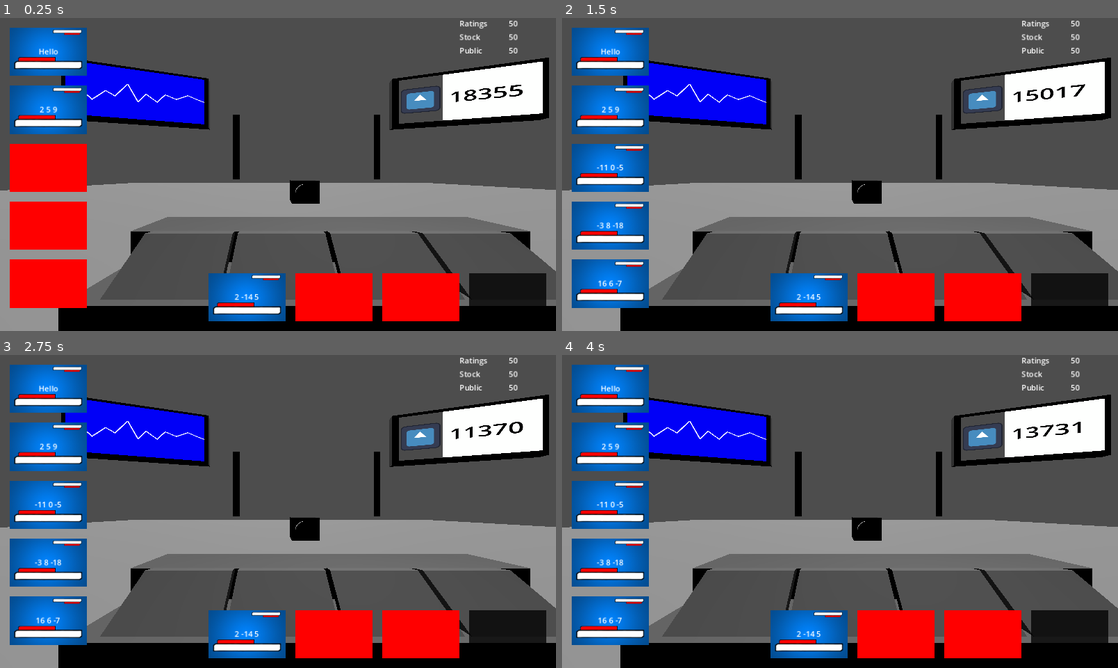
Above: before the commit, frames 1-4 (two rows, left to right).
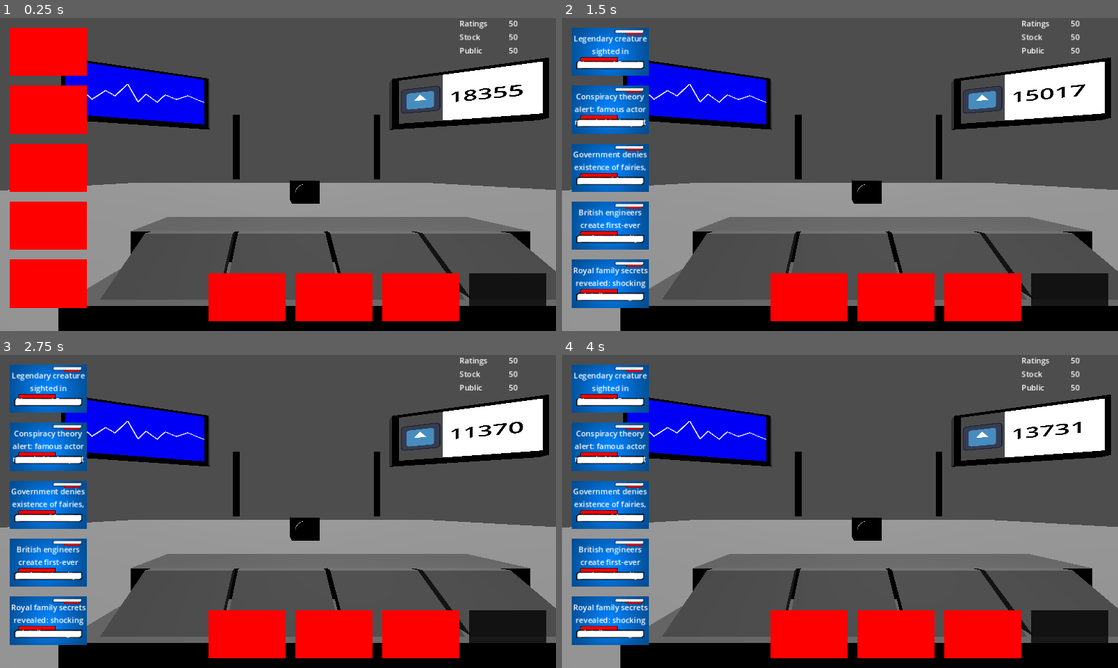
Above: after the commit, the same moments.

Repository: ZeAntwan/LD53
Game: Godot game, scene res://scenes/game.tscn
Two runs of this game, one before a commit and one after it. Both use one fixed random seed, a clock stepped at 60 frames per second and the inputs below. The engine's default icon, where the game draws it, is replaced by a stand-in: a white triangle on a blue panel in a dark square.
Inputs (mouse positions are in pixels of both pictures, inside the frame that each line leads up to):
- Up to frame 1 (0.25 s): no input
- Up to frame 2 (1.5 s): tap Enter at 0.5 s; move the mouse to (612, 52) at 0.52 s; click (612, 52) at 0.6 s; tap Space (ui_select) at 0.77, 0.8, 1.07, 1.35 s; move the mouse to (612, 108) at 1.27 s
- Up to frame 3 (2.75 s): tap Space (ui_select) at 1.52, 1.82, 2, 2.3 s; click (50, 445) at 1.55 s; move the mouse to (50, 505) at 2.02 s; click (50, 505) at 2.1 s
- Up to frame 4 (4 s): tap Enter at 2.75 s; move the mouse to (612, 561) at 2.77 s; click (612, 561) at 2.85 s; tap Space (ui_select) at 3.02, 3.32, 3.5, 3.6, 3.77 s; move the mouse to (612, 621) at 3.52 s; click (612, 621) at 3.67 s

The runs differ from the first frame. In frame 1, 6.2% of the frame differs, in the area x 1-52%, y 3-97%; in frame 2, 3.6%; in frame 3, 3.6%; in frame 4, 3.6%.

Commit message:
CSV importer

Diff:
--- /dev/null
+++ b/resources/headlines/headlines.csv
@@ -0,0 +1,41 @@
+DIFFICULTY or ID,TITLE,RATINGS,STOCK,PUBLIC,TIME
+0,The Loch Ness Monster found? Experts claim photo is genuine.,10,-10,-20,5
+0,Mayor confirms: flying cars to hit the streets soon.,14,15,10,9
+0,Stonehenge mystery solved? New discovery stuns scientists.,11,5,19,6
+0,Royal family secrets revealed: shocking details emerge.,12,14,3,18
+0,"British scientists develop time machine, ethics debate ensues.",19,22,7,24
+0,"Government confirms existence of ghosts, paranormal activity on the rise.",21,10,9,14
+0,"New gadget allows users to see into the future, privacy concerns arise.",11,4,22,23
+0,"Famous British landmarks found to be alien landing sites, government cover-up suspected.",4,25,16,9
+0,"Legendary creature sighted in Sherwood Forest, locals in shock.",8,27,3,19
+0,Breakthrough technology: teleportation becomes a reality in the UK.,28,17,5,30
+0,Buckingham Palace to open its doors for ghost tours.,5,8,6,25
+0,"Crop circle mystery finally solved, British scientists say.",29,16,18,11
+0,"New app claims to predict the end of the world, global panic ensues.",9,25,2,29
+0,"British spy agency develops mind-reading technology, privacy concerns raised.",21,27,2,28
+0,"Time-traveling Doctor Who spotted in London, fans ecstatic.",23,18,16,14
+0,"Ancient curse strikes British museum, artifacts come to life.",18,20,12,20
+0,"Big Ben goes haywire, timekeeping technology blamed.",13,8,27,23
+0,"British engineers create first-ever underwater city, environmentalists outraged.",7,11,6,15
+0,"Government denies existence of fairies, new evidence suggests otherwise.",30,17,3,1
+0,"British scientists discover portal to alternate dimension, new era of exploration begins.",5,18,27,26
+0,"Hollywood A-lister in secret cult, followers reveal disturbing rituals.",22,6,25,30
+0,Controversy erupts as leaked tapes reveal Prime Minister's shocking comments.,6,10,13,3
+0,"Celebrity chef found to be serving human flesh, fans outraged.",6,28,19,21
+0,"Mysterious billionaire funding anti-gravity research, new invention on the horizon.",19,18,18,27
+0,"Internet influencer's fake illness scheme exposed, fans demand refunds.",8,5,11,2
+0,Secret government program exposed: injecting population with alien DNA.,29,12,22,29
+0,"Pop star caught in love triangle scandal, fans shocked by affair.",20,18,10,21
+0,"Prominent politician caught in underage sex scandal, calls for resignation.",30,22,6,13
+0,"Rumours of celebrity body doubles abound, fans scrutinize social media posts.",20,9,11,10
+0,Conspiracy theory alert: famous actor revealed to be part of Illuminati.,15,9,23,6
+0,"World leaders caught in secret society, bizarre rituals uncovered.",9,16,27,5
+0,"Talk show host's political ties revealed, fans demand more transparency.",0,2,3,26
+0,"Rumours of time-traveling politician circulate, followers suspect conspiracy.",21,24,13,16
+0,Celebrity plastic surgery gone wrong: fans stunned by unrecognizable face.,21,14,11,7
+0,Government cover-up exposed: extraterrestrial visitation confirmed.,29,20,8,15
+0,"Social media star's woke conspiracy theories gain traction, followers rally.",16,18,10,1
+0,"Infamous criminal mastermind's whereabouts unknown, police baffled.",25,9,3,1
+0,"Celebrity couple's divorce rocks Hollywood, rumors of infidelity emerge.",4,14,0,3
+0,"Pop culture icon embroiled in drug scandal, career in jeopardy.",27,14,5,27
+0,Whistleblower reveals Hollywood's dark secret: human cloning is real.,27,7,8,20
--- a/scenes/ui.tscn
+++ b/scenes/ui.tscn
@@ -1,20 +1,10 @@
-[gd_scene load_steps=9 format=3 uid="uid://ilvnvx3a6bop"]
+[gd_scene load_steps=6 format=3 uid="uid://ilvnvx3a6bop"]
 
 [ext_resource type="PackedScene" uid="uid://h1um88c2nc4y" path="res://scenes/ui/drop_zone.tscn" id="1_mi2bh"]
 [ext_resource type="Script" path="res://scripts/ui/NewsBar.gd" id="1_uop3o"]
-[ext_resource type="PackedScene" uid="uid://b5ktcs0j2auak" path="res://scenes/ui/news_item.tscn" id="2_lpb1i"]
 [ext_resource type="PackedScene" uid="uid://cj6qhtyh283tu" path="res://scenes/ui/live_zone.tscn" id="3_ghk45"]
-[ext_resource type="Script" path="res://scripts/ressources/Headline.gd" id="3_kb88l"]
 [ext_resource type="Script" path="res://scripts/ui/LiveBar.gd" id="5_3qfj8"]
 [ext_resource type="Script" path="res://scripts/debug/DebugUI.gd" id="6_kqe5e"]
-
-[sub_resource type="Resource" id="Resource_grr02"]
-script = ExtResource("3_kb88l")
-text = "Hello"
-stat_rating = 20
-stat_stock = 20
-stat_public = 20
-timer = 3.0
 
 [node name="MainUi" type="Control"]
 layout_mode = 3
@@ -51,19 +41,8 @@
 [node name="DropZone_1" parent="NewsBar/MarginContainer/VBoxContainer" groups=["drop_zone"] instance=ExtResource("1_mi2bh")]
 layout_mode = 2
 
-[node name="NewsItem_Top" parent="NewsBar/MarginContainer/VBoxContainer/DropZone_1" instance=ExtResource("2_lpb1i")]
-layout_mode = 0
-grow_horizontal = 1
-grow_vertical = 1
-headline = SubResource("Resource_grr02")
-
 [node name="DropZone_2" parent="NewsBar/MarginContainer/VBoxContainer" groups=["drop_zone"] instance=ExtResource("1_mi2bh")]
 layout_mode = 2
-
-[node name="NewsItem_Bot" parent="NewsBar/MarginContainer/VBoxContainer/DropZone_2" instance=ExtResource("2_lpb1i")]
-layout_mode = 0
-grow_horizontal = 1
-grow_vertical = 1
 
 [node name="DropZone_3" parent="NewsBar/MarginContainer/VBoxContainer" groups=["drop_zone"] instance=ExtResource("1_mi2bh")]
 layout_mode = 2
@@ -120,10 +99,6 @@
 
 [node name="DropZone_4" parent="LiveBar/MarginContainer/HBoxContainer" groups=["drop_zone"] instance=ExtResource("1_mi2bh")]
 layout_mode = 2
-
-[node name="NewsItem_Test" parent="LiveBar/MarginContainer/HBoxContainer/DropZone_4" instance=ExtResource("2_lpb1i")]
-grow_horizontal = 1
-grow_vertical = 1
 
 [node name="DebugUI" type="Control" parent="."]
 custom_minimum_size = Vector2(200, 0)
--- a/scenes/ui/news_item.tscn
+++ b/scenes/ui/news_item.tscn
@@ -50,12 +50,12 @@
 anchor_bottom = 1.0
 grow_horizontal = 2
 grow_vertical = 2
-text = "Test
-sefesf
-sefsef
+text = "This is a very long headline, hopefully it still fits
 "
 horizontal_alignment = 1
 vertical_alignment = 1
+autowrap_mode = 2
+clip_text = true
 
 [node name="Hiding" type="ColorRect" parent="."]
 layout_mode = 1
--- a/scripts/Manager.gd
+++ b/scripts/Manager.gd
@@ -1,9 +1,19 @@
 extends Node
+
+enum GameState {
+	MENU,
+	TUTORIAL,
+	READY,
+	PLAY,
+	GAMEOVER
+}
 
 var score_rating: float = 50
 var score_stock: float = 50
 var score_public: float = 50
 var progression: float = 0
+
+var state = GameState.MENU
 
 # Called when the node enters the scene tree for the first time.
 func _ready():
--- a/scripts/items/NewsItem.gd
+++ b/scripts/items/NewsItem.gd
@@ -17,10 +17,16 @@
 
 # Called when the node enters the scene tree for the first time.
 func _ready():
-	label.text = headline.text
+	set_headline(headline)
 	get_parent().update_newsitem(self)
 	target_position = global_position
 	pass # Replace with function body.
+
+func set_headline(h: Headline):
+	if !label:
+		label = $Label
+	headline = h
+	label.text = headline.text
 
 # Called every frame. 'delta' is the elapsed time since the previous frame.
 func _process(delta):
--- a/scripts/ressources/Headline.gd
+++ b/scripts/ressources/Headline.gd
@@ -2,9 +2,9 @@
 class_name Headline
 
 @export var text: String = "Test"
-@export var stat_rating: int = 20
-@export var stat_stock: int = 20
-@export var stat_public: int = 20
+@export var stat_rating: float = 20
+@export var stat_stock: float = 20
+@export var stat_public: float = 20
 @export var timer: float = 3
 
 # Make sure that every parameter has a default value.
@@ -12,9 +12,9 @@
 # your resource via the inspector.
 func _init(p_text = text, p_stat_rating = stat_rating, p_stat_stock = stat_stock, p_stat_public = stat_public, p_timer = timer):
 
-	stat_rating = p_stat_rating * randf_range(-1,1)
-	stat_stock = p_stat_stock * randf_range(-1,1)
-	stat_public = p_stat_public * randf_range(-1,1)
+	stat_rating = ceil(p_stat_rating * randf_range(-1,1))
+	stat_stock = ceil(p_stat_stock * randf_range(-1,1))
+	stat_public = ceil(p_stat_public * randf_range(-1,1))
 	timer = p_timer
 
 	text = "%s %s %s" % [stat_rating, stat_stock, stat_public]
--- a/scripts/ui/NewsBar.gd
+++ b/scripts/ui/NewsBar.gd
@@ -1,6 +1,6 @@
 extends Control
 
-var item = load("res://scenes/ui/news_item.tscn")
+var item = preload("res://scenes/ui/news_item.tscn")
 @onready var containers = [
 	$MarginContainer/VBoxContainer/DropZone_1,
 	$MarginContainer/VBoxContainer/DropZone_2,
@@ -9,15 +9,32 @@
 	$MarginContainer/VBoxContainer/DropZone_5
 ]
 
+var headlineArray: Array
+
 # Called when the node enters the scene tree for the first time.
 func _ready():
+	parse_headlines()
 	pass # Replace with function body.
 
+func parse_headlines():
+	var headlineFile = FileAccess.open("res://resources/headlines/headlines.csv",FileAccess.READ)
+	# skip fisrt line
+	headlineFile.get_csv_line()
+
+	while !headlineFile.eof_reached():
+		var newHeadline = Headline.new()
+		var line = headlineFile.get_csv_line()
+		newHeadline.text = line[1]
+		newHeadline.stat_rating = float(line[2])
+		newHeadline.stat_stock = float(line[3])
+		newHeadline.stat_public = float(line[4])
+		newHeadline.timer = float(line[5])
+		headlineArray.append(newHeadline)
 
 # Called every frame. 'delta' is the elapsed time since the previous frame.
 func _process(delta):
 	if Input.is_action_just_pressed("ui_select"):
-		add_news(Headline.new())
+		fill_news()
 	pass
 
 func add_news(h: Headline):
@@ -28,5 +45,22 @@
 			break
 	if targetNode != null:
 		var instance = item.instantiate()
+		while check_existing_headlines(h):
+			h = headlineArray.pick_random()
+		instance.set_headline(h)
 		targetNode.add_child(instance)
+		return true
+	else:
+		return false
 	pass
+
+func fill_news():
+	while add_news(headlineArray.pick_random()):
+		pass
+
+func check_existing_headlines(h: Headline):
+	for node in containers:
+		if node.newsItem:
+			if node.newsItem.headline == h:
+				return true
+	return false
Not shown, added: resources/headlines/headlines.csv.import
